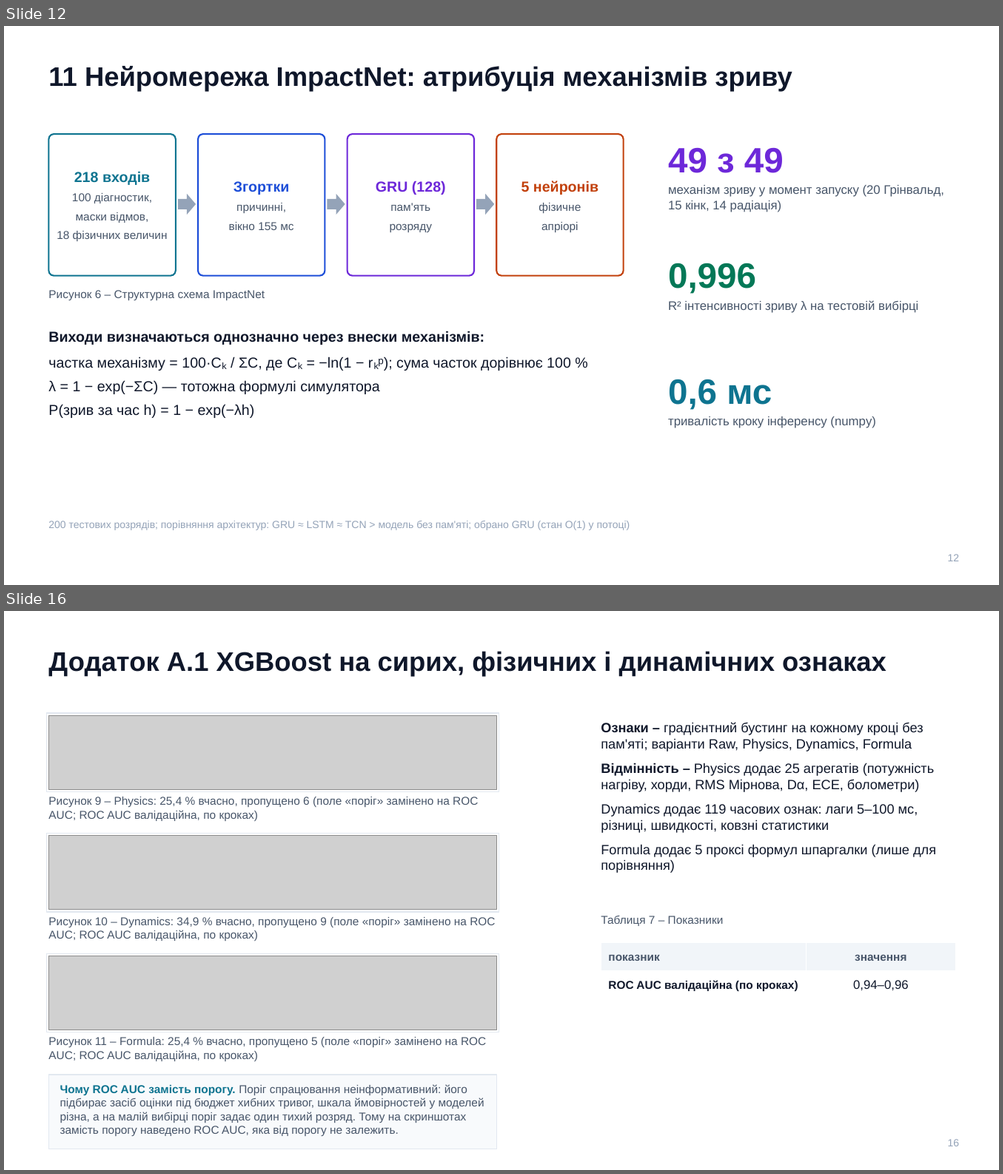
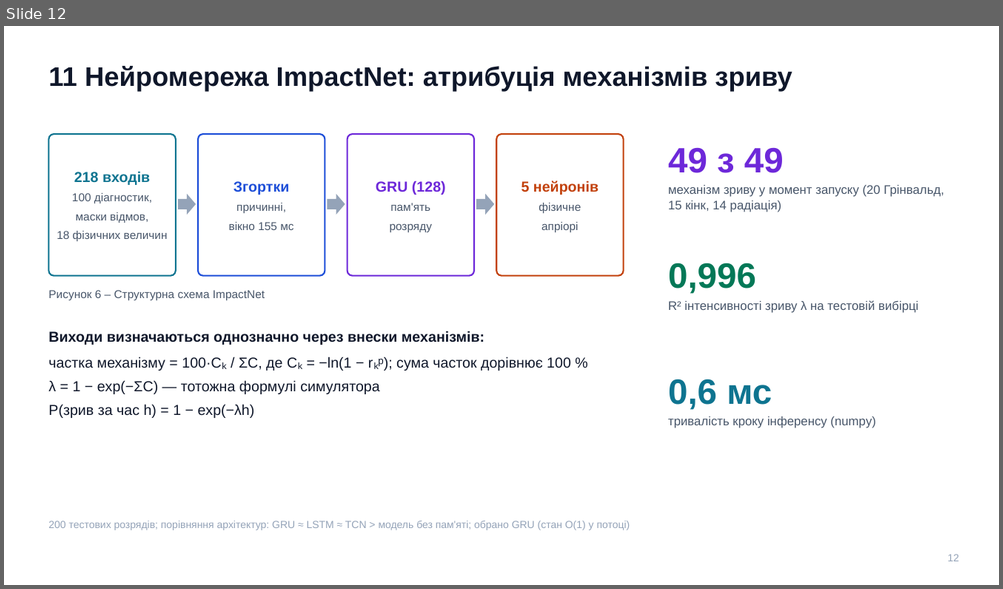
Before and after one commit to llllenah/plasma-disruption-prediction, a slide deck: docs/presentation.pptx. Shown one above the other, each under a label of ours: slides 12 and 16 before the commit, slide 12 after it; the slides between them are not shown. The pictures are 1003x1174 and 1003x589 pixels, drawn with LibreOffice and Linux fonts; fonts in the diff are those of the drawing; grey boxes stand for pictures. Boxes give left, top, right and bottom in pixels: in the first picture for what was removed or moved away, otherwise in the second. Text is boxed around its words. In the diff, an @@ line names an element or a change of style, - is before the commit and + after.

Commit message:
Deck: one slide for all tried models, transfer to the fusion-sim engine
Appendix model cards replaced by a single screenshot grid; new section on the
200-discharge fusion-sim run (alarm ROC AUC 0.902 at 0.1 s without retraining,
ImpactNet 34 / 49 with kink saturating to Greenwald). Run summary in results/.

```diff
--- a/docs/presentation.pptx
+++ b/docs/presentation.pptx
@@ slide 16 removed at (4,611,999,1170), background #FFFFFF @@
@@ text removed at (48,651,886,677) @@
-Додаток А.1 XGBoost на сирих, фізичних і динамічних ознаках
@@ rectangle removed at (46,713,498,792) @@
@@ picture removed at (48,715,496,789) @@
@@ text removed at (600,722,936,873) @@
-Ознаки – градієнтний бустинг на кожному кроці без пам'яті; варіанти Raw, Physics, Dynamics, Formula
-Відмінність – Physics додає 25 агрегатів (потужність нагріву, хорди, RMS Мірнова, Dα, ECE, болометри)
-Dynamics додає 119 часових ознак: лаги 5–100 мс, різниці, швидкості, ковзні статистики
-Formula додає 5 проксі формул шпаргалки (лише для порівняння)
@@ text removed at (48,797,478,821) @@
-Рисунок 9 – Physics: 25,4 % вчасно, пропущено 6 (поле «поріг» замінено на ROC AUC; ROC AUC валідаційна, по кроках)
@@ rectangle removed at (46,833,498,911) @@
@@ picture removed at (48,835,496,909) @@
@@ text removed at (48,917,495,941) @@
-Рисунок 10 – Dynamics: 34,9 % вчасно, пропущено 9 (поле «поріг» замінено на ROC AUC; ROC AUC валідаційна, по кроках)
@@ text removed at (600,916,723,926) @@
-Таблиця 7 – Показники
@@ table removed at (601,943,956,999), 2 rows, 2 columns @@
-показник | значення
-ROC AUC валідаційна (по кроках) | 0,94–0,96
@@ rectangle removed at (46,954,498,1033) @@
@@ picture removed at (48,957,496,1031) @@
@@ text removed at (48,1037,486,1062) @@
-Рисунок 11 – Formula: 25,4 % вчасно, пропущено 5 (поле «поріг» замінено на ROC AUC; ROC AUC валідаційна, по кроках)
@@ rectangle removed at (48,1075,496,1150) @@
@@ text removed at (60,1085,484,1136) @@
-Чому ROC AUC замість порогу. Поріг спрацювання неінформативний: його підбирає засіб оцінки під бюджет хибних тривог, шкала ймовірностей у моделей різна, а на малій вибірці поріг задає один тихий розряд. Тому на скриншотах замість порогу наведено ROC AUC, яка від порогу не залежить.
@@ text removed at (948,1139,959,1147) @@
-16
```
Also in this commit, not shown: 4 slides changed, 2 slides added, 7 other slides removed, 6 other files.
